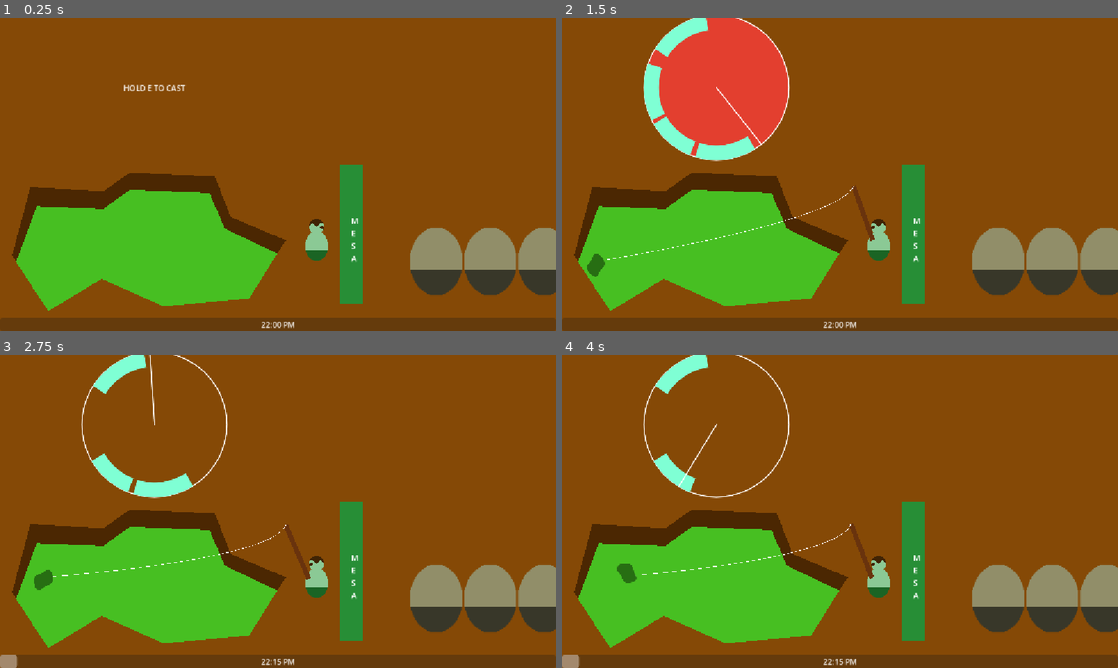
Above: before the commit, frames 1-4 (two rows, left to right).
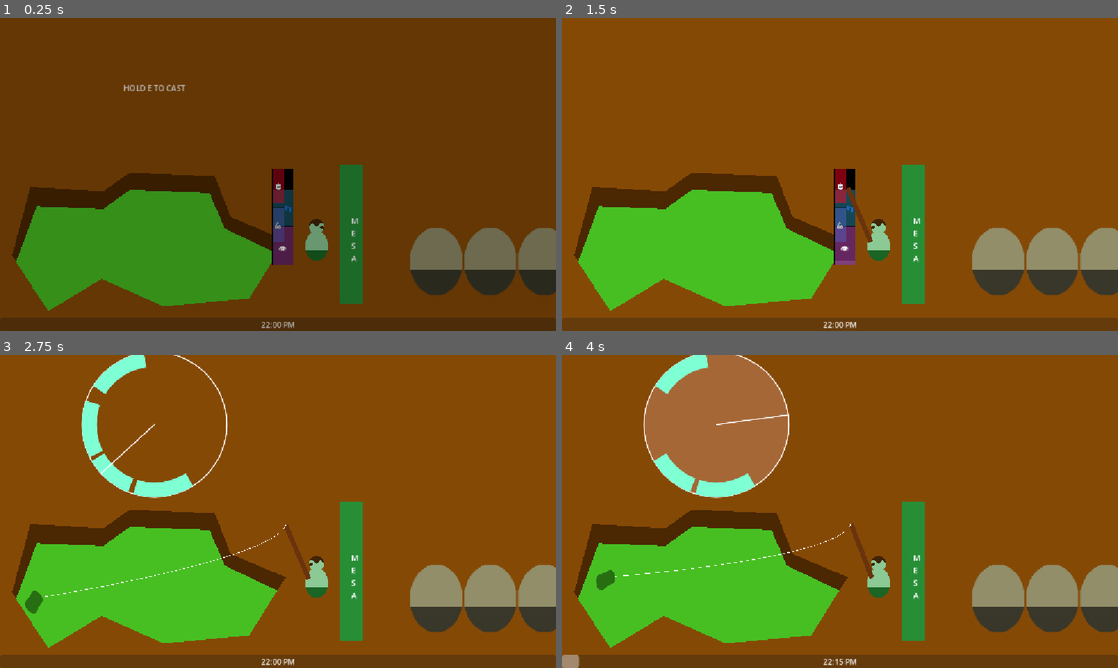
Above: after the commit, the same moments.

Repository: MarianoGnu/pesca-profana
Game: Godot game, scene res://game/fishing_minigame/stage.tscn
Two runs of this game, one before a commit and one after it. Both use one fixed random seed, a clock stepped at 60 frames per second and the inputs below.
Inputs (mouse positions are in pixels of both pictures, inside the frame that each line leads up to):
- Up to frame 1 (0.25 s): no input
- Up to frame 2 (1.5 s): tap Enter at 0.5 s; move the mouse to (962, 158) at 0.52 s; tap E (action) at 0.6, 1.35 s; click (962, 158) at 0.67 s; move the mouse to (728, 190) at 1.27 s; click (728, 190) at 1.42 s
- Up to frame 3 (2.75 s): move the mouse to (333, 442) at 2.02 s; tap E (action) at 2.1 s; click (333, 442) at 2.17 s
- Up to frame 4 (4 s): move the mouse to (812, 574) at 2.77 s; tap E (action) at 2.85, 3.6 s; click (812, 574) at 2.92 s; move the mouse to (1006, 558) at 3.52 s; click (1006, 558) at 3.67 s

The runs differ from the first frame. In frame 1, 96% of the frame differs, in the area x 0-100%, y 0-100%; in frame 2, 11%; in frame 3, 1.2%; in frame 4, 9.0%.
Error in both runs: Attempt to call function 'pick_random' in base 'null instance' on a null instance. (res://game/fishing_minigame/fishing_minigame.gd:129)

Commit message:
Add day/night cycle and tutorial panel

Diff:
--- a/game/fishing_minigame/igor.gd
+++ b/game/fishing_minigame/igor.gd
@@ -14,8 +14,12 @@
 
 @onready var _playback: AnimationNodeStateMachinePlayback = $AnimationTree.get("parameters/playback")
 
+func _ready() -> void:
+	_playback.state_started.connect(print.bind(" (started)"))
+	_playback.state_finished.connect(print.bind(" (finished)"))
+
 func _validate_property(property: Dictionary) -> void:
-	if property.name in [&"casting", &"pull"]:
+	if property.name in [&"casting", &"test_pull", &"done"]:
 		property.usage = PROPERTY_USAGE_EDITOR
 
 func pull() -> void:
--- a/game/fishing_minigame/stage.gd
+++ b/game/fishing_minigame/stage.gd
@@ -1,30 +1,41 @@
 extends Node2D
 
 enum {
-	STATE_STOPED,
+	STATE_BEFORE_OPEN_STORE,
 	STATE_WAITING,
 	STATE_CASTING,
 	STATE_CAST_ANIM,
 	STATE_FISHING,
+	STATE_AFTER_STORE_CLOSED,
+	STATE_DAY_PASSES,
 }
 
 signal line_casted
 signal hooked
 signal good_catched
 signal bad_catched
-signal night_started()
+signal night_started(night_id: int)
 signal night_ratio_changed(percent: float)
-signal night_finished()
+signal night_finished(night_id: int)
 
 @export var cast_curve: Curve
 @export var night_duration_seconds: float = 120
+@export var config: Dictionary[int, StageConfig] = {
+	# nigth_id : config
+}
 
+@onready var _end_day_fade: ColorRect = %EndDayFade
+@onready var _end_day_toaster: PanelContainer = %EndDayToaster
 @onready var _fishing_minigame: FishingMinigame = %FishingMinigame
 @onready var _cast_progress: TextureProgressBar = %CastProgress
 @onready var _igor: Igor = %Igor
 @onready var _hooked_part: PathFollow2D = %HookedPart
 
+var _night: int = 1
 var _night_progress: float
+var _night_money: int
+
+var _money: int = 0
 
 var _cast_time: float = 0:
 	set = _set_cast_time
@@ -33,19 +44,19 @@
 	set = _on_enter_state
 
 func _ready() -> void:
-	night_started.emit()
-	night_ratio_changed.emit(0)
-	_state = STATE_WAITING
+	_night = 0
 	_fishing_minigame.reeled.connect(_on_fishing_minigame_reeled)
+	await get_tree().physics_frame
+	_state = STATE_BEFORE_OPEN_STORE
 
 
 func _process(p_delta: float) -> void:
-	if _state != STATE_STOPED:
+	if not _state in [STATE_BEFORE_OPEN_STORE, STATE_AFTER_STORE_CLOSED]:
 		_night_progress += p_delta / night_duration_seconds
 		_night_progress = clampf(_night_progress, 0.0, 1.0)
 		night_ratio_changed.emit(_night_progress)
 		if _night_progress >= 1.0:
-			_state = STATE_STOPED
+			_state = STATE_AFTER_STORE_CLOSED
 			night_finished.emit()
 			# TODO: clients leave
 			# TODO: show day info
@@ -68,6 +79,13 @@
 func _on_enter_state(p_state: int) -> void:
 	_state = p_state
 	match p_state:
+		STATE_BEFORE_OPEN_STORE:
+			_night += 1
+			_night_money = 0
+			_night_progress = 0.0
+			night_ratio_changed.emit(0)
+			night_started.emit(_night)
+			_state = STATE_WAITING
 		STATE_WAITING:
 			_cast_progress.hide()
 			_fishing_minigame.set_state(FishingMinigame.STATE_UNSTARTED)
@@ -85,6 +103,19 @@
 			_cast_progress.hide()
 			_fishing_minigame.set_state(FishingMinigame.STATE_HOOKED)
 			hooked.emit()
+		STATE_DAY_PASSES:
+			_end_day_fade.color = Color.TRANSPARENT
+			_end_day_toaster.hide()
+			_end_day_fade.show()
+			var tw: Tween = create_tween()
+			tw.tween_property(_end_day_fade, ^"color:a", 1.0, 3.0)
+			tw.tween_property(_end_day_fade, ^"color", Color.BLACK, 1.5)
+			tw.tween_callback(_end_day_toaster.show)
+			tw.tween_property(_end_day_fade, ^"color:a", 0.0, 1.5).set_delay(3.0)
+			tw.tween_callback(_end_day_toaster.hide)
+			tw.tween_callback(_end_day_fade.hide)
+			await tw.finished
+			_state = STATE_BEFORE_OPEN_STORE
 #endregion SetGet
 
 #region SignalHandlers
--- a/game/fishing_minigame/stage.tscn
+++ b/game/fishing_minigame/stage.tscn
@@ -4,7 +4,9 @@
 [ext_resource type="Script" uid="uid://cdj2j4s0ruk6o" path="res://game/fishing_minigame/stage.gd" id="1_f74kx"]
 [ext_resource type="Script" uid="uid://d0gloleltgt26" path="res://game/fishing_minigame/night_progress_bar.gd" id="2_rgeny"]
 [ext_resource type="Script" uid="uid://yc2kpj5nflc0" path="res://game/fishing_minigame/fishing_line.gd" id="3_0st1p"]
+[ext_resource type="Script" uid="uid://ddnuthkbks3bj" path="res://game/fishing_minigame/tutorial.gd" id="3_m016g"]
 [ext_resource type="PackedScene" uid="uid://bbeqvpwpsfln7" path="res://game/fishing_minigame/fishing_minigame.tscn" id="3_tgqly"]
+[ext_resource type="Script" uid="uid://cs8kgb7gge2wq" path="res://systems/input_hint_label.gd" id="4_tpg2g"]
 [ext_resource type="AudioStream" uid="uid://cc43mm3yacrqq" path="res://assets/audio/music/game_theme.ogg" id="5_4lvjx"]
 [ext_resource type="AudioStream" uid="uid://nn1hjyoga4lv" path="res://assets/audio/fx/fishing_noices/normal_line_1.wav" id="5_feoqn"]
 [ext_resource type="AudioStream" uid="uid://cvejsioh6fkxu" path="res://assets/audio/fx/fishing_noices/normal_line_2.wav" id="6_mddte"]
@@ -23,13 +25,33 @@
 _data = [Vector2(0, 0), 0.0, 0.0, 0, 0, Vector2(0.5052265, 1), 0.0, 0.0, 0, 0, Vector2(1, 0), 0.0, 0.0, 0, 0]
 point_count = 3
 
+[sub_resource type="StyleBoxFlat" id="StyleBoxFlat_riqys"]
+bg_color = Color(0.5113334, 0, 0.59, 1)
+border_width_left = 8
+border_width_top = 8
+border_width_right = 8
+border_width_bottom = 8
+corner_radius_top_left = 24
+corner_radius_top_right = 24
+corner_radius_bottom_right = 24
+corner_radius_bottom_left = 24
+
+[sub_resource type="StyleBoxEmpty" id="StyleBoxEmpty_bhunq"]
+
+[sub_resource type="InputEventAction" id="InputEventAction_riqys"]
+action = &"action"
+pressed = true
+
+[sub_resource type="Shortcut" id="Shortcut_bhunq"]
+events = [SubResource("InputEventAction_riqys")]
+
 [sub_resource type="Gradient" id="Gradient_f74kx"]
 offsets = PackedFloat32Array(0)
 colors = PackedColorArray(0, 0, 0, 1)
 
 [sub_resource type="GradientTexture2D" id="GradientTexture2D_tgqly"]
 gradient = SubResource("Gradient_f74kx")
-width = 20
+width = 44
 height = 200
 fill_from = Vector2(0.5, 1)
 fill_to = Vector2(0.5, 0)
@@ -40,7 +62,7 @@
 
 [sub_resource type="GradientTexture2D" id="GradientTexture2D_riqys"]
 gradient = SubResource("Gradient_eijj6")
-width = 20
+width = 44
 height = 200
 fill_from = Vector2(0.5, 1)
 fill_to = Vector2(0.5, 0)
@@ -314,7 +336,7 @@
 states/wait/node = SubResource("AnimationNodeAnimation_mddte")
 states/wait/position = Vector2(500, 114)
 transitions = ["Start", "wait", SubResource("AnimationNodeStateMachineTransition_a3oqo"), "wait", "cast", SubResource(" …(340 unchanged characters)…
-graph_offset = Vector2(210, 113)
+graph_offset = Vector2(246, 82)
 
 [sub_resource type="Curve2D" id="Curve2D_6wvna"]
 _data = {
@@ -405,7 +427,114 @@
 horizontal_alignment = 1
 vertical_alignment = 1
 
+[node name="EndDayFade" type="ColorRect" parent="HUD" unique_id=795847263]
+unique_name_in_owner = true
+visible = false
+anchors_preset = 15
+anchor_right = 1.0
+anchor_bottom = 1.0
+grow_horizontal = 2
+grow_vertical = 2
+
+[node name="EndDayToaster" type="PanelContainer" parent="HUD/EndDayFade" unique_id=544228785]
+unique_name_in_owner = true
+visible = false
+layout_mode = 1
+anchors_preset = 8
+anchor_left = 0.5
+anchor_top = 0.5
+anchor_right = 0.5
+anchor_bottom = 0.5
+offset_left = -75.5
+offset_top = -39.5
+offset_right = 75.5
+offset_bottom = 39.5
+grow_horizontal = 2
+grow_vertical = 2
+theme_override_styles/panel = SubResource("StyleBoxFlat_riqys")
+
+[node name="MarginContainer" type="MarginContainer" parent="HUD/EndDayFade/EndDayToaster" unique_id=303066173]
+layout_mode = 2
+theme_override_constants/margin_left = 20
+theme_override_constants/margin_top = 10
+theme_override_constants/margin_right = 20
+theme_override_constants/margin_bottom = 10
+
+[node name="Label" type="Label" parent="HUD/EndDayFade/EndDayToaster/MarginContainer" unique_id=20924515]
+layout_mode = 2
+text = "NEXT NIGHT"
+
+[node name="Tutorial" type="ColorRect" parent="HUD" unique_id=1671514873]
+visible = false
+anchors_preset = 15
+anchor_right = 1.0
+anchor_bottom = 1.0
+grow_horizontal = 2
+grow_vertical = 2
+color = Color(0, 0, 0, 0)
+script = ExtResource("3_m016g")
+
+[node name="PanelContainer" type="PanelContainer" parent="HUD/Tutorial" unique_id=1591887424]
+layout_mode = 1
+anchors_preset = 8
+anchor_left = 0.5
+anchor_top = 0.5
+anchor_right = 0.5
+anchor_bottom = 0.5
+offset_left = -423.0
+offset_top = -81.0
+offset_right = 423.0
+offset_bottom = 81.0
+grow_horizontal = 2
+grow_vertical = 2
+theme_override_styles/panel = SubResource("StyleBoxFlat_riqys")
+
+[node name="MarginContainer" type="MarginContainer" parent="HUD/Tutorial/PanelContainer" unique_id=1311930622]
+layout_mode = 2
+theme_override_constants/margin_left = 20
+theme_override_constants/margin_top = 20
+theme_override_constants/margin_right = 20
+theme_override_constants/margin_bottom = 20
+
+[node name="VBoxContainer" type="VBoxContainer" parent="HUD/Tutorial/PanelContainer/MarginContainer" unique_id=121608864]
+layout_mode = 2
+theme_override_constants/separation = 14
+
+[node name="TabContainer" type="TabContainer" parent="HUD/Tutorial/PanelContainer/MarginContainer/VBoxContainer" unique_id=559167084]
+unique_name_in_owner = true
+layout_mode = 2
+theme_override_styles/panel = SubResource("StyleBoxEmpty_bhunq")
+theme_override_styles/tabbar_background = SubResource("StyleBoxEmpty_bhunq")
+theme_override_styles/tab_unselected = SubResource("StyleBoxEmpty_bhunq")
+theme_override_styles/tab_hovered = SubResource("StyleBoxEmpty_bhunq")
+theme_override_styles/tab_selected = SubResource("StyleBoxEmpty_bhunq")
+theme_override_styles/tab_disabled = SubResource("StyleBoxEmpty_bhunq")
+theme_override_styles/tab_focus = SubResource("StyleBoxEmpty_bhunq")
+current_tab = 0
+tabs_visible = false
+
+[node name="1" type="Label" parent="HUD/Tutorial/PanelContainer/MarginContainer/VBoxContainer/TabContainer" unique_id=1968491210]
+layout_mode = 2
+text = "Igor has to pay student loans so he decided to open a small \"business\" finally become a mad scientist himself.
+
+Clients will start to ask for different things you conveniently hoarded over the years.
+
+Hold {action} to start fishing them, and then press {action} at the right moment to make it closer yo tou"
+horizontal_alignment = 1
+script = ExtResource("4_tpg2g")
+metadata/_custom_type_script = "uid://cs8kgb7gge2wq"
+metadata/_tab_index = 0
+
+[node name="EndTutorialButton" type="Button" parent="HUD/Tutorial/PanelContainer/MarginContainer/VBoxContainer" unique_id=786781364]
+layout_mode = 2
+size_flags_horizontal = 4
+shortcut = SubResource("Shortcut_bhunq")
+shortcut_in_tooltip = false
+text = "Press {action} to continue"
+script = ExtResource("4_tpg2g")
+
 [node name="Tierra" type="Polygon2D" parent="." unique_id=436280313]
+position = Vector2(-24, 0)
 color = Color(0.5222752, 0.28873143, 0.025688825, 1)
 polygon = PackedVector2Array(-46, -20, 1219, -43, 1222, 676, -70, 665)
 
@@ -435,9 +564,9 @@
 
 [node name="CastProgress" type="TextureProgressBar" parent="." unique_id=1773966967]
 unique_name_in_owner = true
-offset_left = 592.0
+offset_left = 564.0
 offset_top = 312.0
-offset_right = 612.0
+offset_right = 608.0
 offset_bottom = 512.0
 max_value = 1.0
 step = 0.0
@@ -446,37 +575,89 @@
 texture_progress = SubResource("GradientTexture2D_riqys")
 
 [node name="ColorRect" type="Panel" parent="CastProgress" unique_id=1237613967]
-self_modulate = Color(0.82, 0.3116, 0.7691598, 1)
+self_modulate = Color(0.82, 0.3116, 0.7691598, 0.49019608)
 layout_mode = 1
 anchors_preset = -1
-anchor_top = 0.64
+anchor_top = 0.6
+anchor_right = 1.0
 anchor_bottom = 1.0
-offset_left = -32.0
-offset_right = -8.0
+offset_left = 2.2888184e-05
+offset_right = -0.40000153
+grow_vertical = 2
+theme_override_styles/panel = SubResource("StyleBoxFlat_bhunq")
+metadata/_edit_group_ = true
+
+[node name="Label" type="Label" parent="CastProgress/ColorRect" unique_id=1220955199]
+layout_mode = 1
+anchors_preset = 15
+anchor_right = 1.0
+anchor_bottom = 1.0
+offset_top = 16.0
+grow_horizontal = 2
+grow_vertical = 2
+text = "👁"
+horizontal_alignment = 1
+vertical_alignment = 1
+
+[node name="ColorRect2" type="Panel" parent="CastProgress" unique_id=1413587834]
+self_modulate = Color(0.1656, 0.5676401, 0.69, 0.49019608)
+layout_mode = 1
+anchors_preset = -1
+anchor_left = 1.1727272
+anchor_top = 0.22
+anchor_right = 1.1727272
+anchor_bottom = 0.6
+offset_left = -51.6
+offset_right = -8.000023
+grow_vertical = 2
+theme_override_styles/panel = SubResource("StyleBoxFlat_bhunq")
+metadata/_edit_group_ = true
+
+[node name="Label" type="Label" parent="CastProgress/ColorRect2" unique_id=1889220259]
+layout_mode = 1
+anchors_preset = 15
+anchor_right = 1.0
+anchor_bottom = 1.0
+offset_left = 21.599976
+grow_horizontal = 2
+grow_vertical = 2
+text = "👣"
+horizontal_alignment = 1
+vertical_alignment = 1
+
+[node name="ColorRect3" type="Panel" parent="CastProgress" unique_id=1924082938]
+self_modulate = Color(0.31820002, 0.37443995, 0.74, 0.49019608)
+layout_mode = 1
+anchors_preset = -1
+anchor_left = 0.74545455
+anchor_top = 0.4
+anchor_right = 0.74545455
+anchor_bottom = 0.76
+offset_left = -32.00001
+offset_right = -8.000015
 grow_vertical = 2
 theme_override_styles/panel = SubResource("StyleBoxFlat_bhunq")
 metadata/_edit_group_ = true
 metadata/_edit_use_anchors_ = true
 
-[node name="Label" type="Label" parent="CastProgress/ColorRect" unique_id=1220955199]
+[node name="Label" type="Label" parent="CastProgress/ColorRect3" unique_id=1952499476]
 layout_mode = 1
 anchors_preset = 15
 anchor_right = 1.0
 anchor_bottom = 1.0
 grow_horizontal = 2
 grow_vertical = 2
-text = "👁"
+text = "🦾"
 horizontal_alignment = 1
 vertical_alignment = 1
 
-[node name="ColorRect3" type="Panel" parent="CastProgress" unique_id=1924082938]
-self_modulate = Color(0.32118574, 0.37454826, 0.7409843, 1)
+[node name="ColorRect4" type="Panel" parent="CastProgress" unique_id=1529521569]
+self_modulate = Color(1, 0.01999998, 0.13433343, 0.49019608)
 layout_mode = 1
 anchors_preset = -1
-anchor_left = -1.2
-anchor_top = 0.4
-anchor_right = -1.2
-anchor_bottom = 0.76
+anchor_left = 0.74545455
+anchor_right = 0.75000024
+anchor_bottom = 0.36
 offset_left = -32.0
 offset_right = -8.0
 grow_vertical = 2
@@ -484,68 +665,20 @@
 metadata/_edit_group_ = true
 metadata/_edit_use_anchors_ = true
 
-[node name="Label" type="Label" parent="CastProgress/ColorRect3" unique_id=1952499476]
+[node name="Label" type="Label" parent="CastProgress/ColorRect4" unique_id=1928360212]
 layout_mode = 1
 anchors_preset = 15
 anchor_right = 1.0
 anchor_bottom = 1.0
 grow_horizontal = 2
 grow_vertical = 2
-text = "🦾"
-horizontal_alignment = 1
-vertical_alignment = 1
-
-[node name="ColorRect4" type="Panel" parent="CastProgress" unique_id=1529521569]
-self_modulate = Color(1, 0.01999998, 0.13433343, 1)
-layout_mode = 1
-anchors_preset = -1
-anchor_left = -1.2
-anchor_right = -1.2
-anchor_bottom = 0.36
-offset_left = -32.0
-offset_right = -8.0
-grow_vertical = 2
-theme_override_styles/panel = SubResource("StyleBoxFlat_bhunq")
-metadata/_edit_group_ = true
-metadata/_edit_use_anchors_ = true
-
-[node name="Label" type="Label" parent="CastProgress/ColorRect4" unique_id=1928360212]
-layout_mode = 1
-anchors_preset = 15
-anchor_right = 1.0
-anchor_bottom = 1.0
-grow_horizontal = 2
-grow_vertical = 2
 text = "💀"
 horizontal_alignment = 1
 vertical_alignment = 1
 
-[node name="ColorRect2" type="Panel" parent="CastProgress" unique_id=1413587834]
-self_modulate = Color(0.16345757, 0.5694829, 0.6869392, 1)
-layout_mode = 1
-anchors_preset = -1
-anchor_top = 0.22
-anchor_bottom = 0.6
-offset_left = -32.0
-offset_right = -8.0
-grow_vertical = 2
-theme_override_styles/panel = SubResource("StyleBoxFlat_bhunq")
-metadata/_edit_group_ = true
-metadata/_edit_use_anchors_ = true
-
-[node name="Label" type="Label" parent="CastProgress/ColorRect2" unique_id=1889220259]
-layout_mode = 1
-anchors_preset = 15
-anchor_right = 1.0
-anchor_bottom = 1.0
-grow_horizontal = 2
-grow_vertical = 2
-text = "👣"
-horizontal_alignment = 1
-vertical_alignment = 1
-
 [node name="Igor" type="Node2D" parent="." unique_id=101670147]
 unique_name_in_owner = true
+process_mode = 3
 position = Vector2(656, 504)
 script = ExtResource("1_eijj6")
 
@@ -696,6 +829,8 @@
 [connection signal="hooked" from="." to="Path2D/HookedPart" method="set_progress_ratio" binds= [0.0]]
 [connection signal="line_casted" from="." to="CastLine" method="play"]
 [connection signal="night_ratio_changed" from="." to="HUD/NightProgressBar" method="_on_stage_night_ratio_changed"]
+[connection signal="night_started" from="." to="HUD/Tutorial" method="_on_stage_night_started"]
+[connection signal="pressed" from="HUD/Tutorial/PanelContainer/MarginContainer/VBoxContainer/EndTutorialButton" to="HUD/Tutorial" method="_on_end_tutorial_button_pressed"]
 [connection signal="ready" from="Path2D/HookedPart" to="Path2D/HookedPart" method="hide"]
 [connection signal="reel_miss" from="FishingMinigame" to="Igor" method="pull"]
 [connection signal="reel_miss" from="FishingMinigame" to="Splash" method="play"]
--- /dev/null
+++ b/game/fishing_minigame/tutorial.gd
@@ -0,0 +1,37 @@
+extends ColorRect
+
+@export_group("Fade", "_fade_")
+@export var _fade_time: float = 0.5
+@export var _fade_alpha: float = 0.5
+
+@onready var _panel_container: PanelContainer = $PanelContainer
+@onready var _tab_container: TabContainer = %TabContainer
+
+func _init() -> void:
+	process_mode = Node.PROCESS_MODE_ALWAYS
+
+#region SignalHandlers
+func _on_stage_night_started(night_id: int) -> void:
+	if !_tab_container.has_node(str(night_id)):
+		return
+	_tab_container.current_tab = _tab_container.get_node(str(night_id)).get_index()
+	color.a = 0
+	show()
+	_panel_container.hide()
+	get_tree().paused = true
+	var tw: Tween = create_tween()
+	tw.set_pause_mode(Tween.TWEEN_PAUSE_PROCESS)
+	tw.tween_property(self, ^"color:a", _fade_alpha, _fade_time)
+	await tw.finished
+	_panel_container.show()
+
+
+func _on_end_tutorial_button_pressed() -> void:
+	_panel_container.hide()
+	var tw = create_tween()
+	tw.set_pause_mode(Tween.TWEEN_PAUSE_PROCESS)
+	tw.tween_property(self, ^"color:a", 0, _fade_time)
+	await tw.finished
+	get_tree().paused = false
+	hide()
+#endregion SignalHandlers
--- /dev/null
+++ b/game/resources/stage_config.gd
@@ -0,0 +1,8 @@
+class_name StageConfig
+extends Resource
+
+@export_range(1, 3, 1) var max_clients: int = 1
+@export_range(1, 6, 1) var max_parts_per_client: int = 2
+@export var pay_multiplier: float = 1.0
+@export var client_min_patience: float = 15
+@export var client_max_patience: float = 20
--- a/systems/input_hint_label.gd
+++ b/systems/input_hint_label.gd
@@ -1,5 +1,5 @@
 class_name InputHintLabel
-extends Label
+extends Control
 
 static var _keyboard_input: Dictionary[StringName, String]
 static var _joystick_input: Dictionary[StringName, String]
@@ -44,7 +44,8 @@
 				_joystick_input[action] = JOYMAP.get(event.button_index, "?")
 
 func _ready() -> void:
-	_translation_key = text
+	assert(&"text" in self)
+	_translation_key = self.text
 	_update_text()
 	EventBus.input_source_changed.connect(_update_text.unbind(1))
 
@@ -56,7 +57,7 @@
 
 func _update_text() -> void:
 	if EventBus.input_source == EventBus.InputSource.KEYBOARD:
-		text = tr(_translation_key).format(_keyboard_input)
+		self.text = tr(_translation_key).format(_keyboard_input)
 	else:
 		print(_joystick_input)
-		text = tr(_translation_key).format(_joystick_input)
+		self.text = tr(_translation_key).format(_joystick_input)
Not shown, added: game/fishing_minigame/tutorial.gd.uid
Not shown, added: game/resources/stage_config.gd.uid
